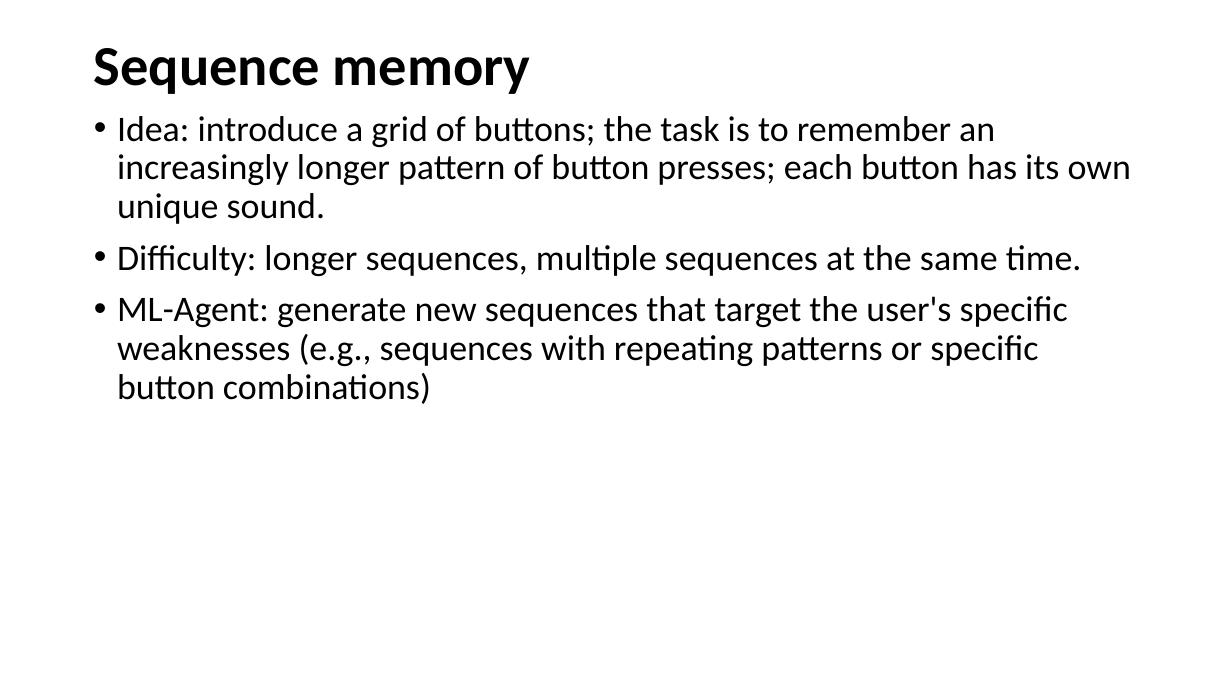
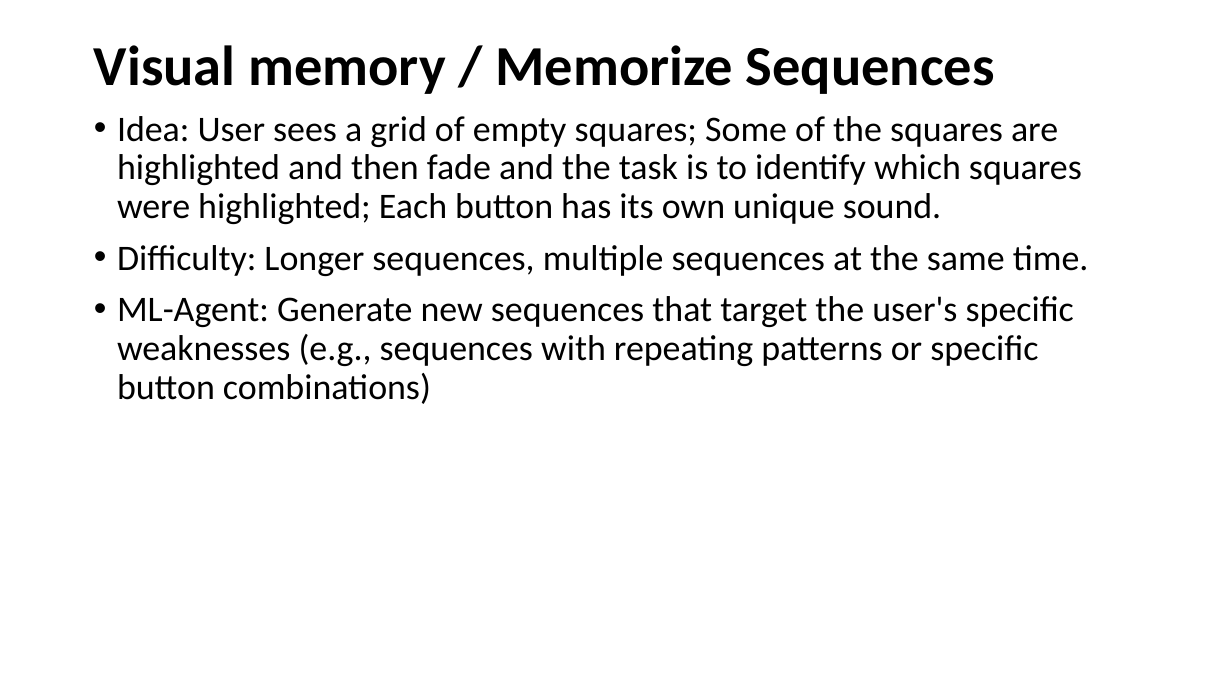
Before and after one commit to ztsv-av/xr_ml, a slide deck: slide 6 of vr_ideas.pptx (slide 9 before the commit). Drawn at 1232x693 pixels with LibreOffice and Linux fonts; fonts in the diff are those of the drawing. Boxes give left, top, right and bottom in pixels: in the first picture for what was removed or moved away, otherwise in the second. Text is boxed around its words. In the diff, an @@ line names an element or a change of style, - is before the commit and + after.

Commit message:
upd

```diff
--- a/vr_ideas.pptx
+++ b/vr_ideas.pptx
@@ title at (94,45,995,94): text changed @@
-Sequence memory
+Visual memory / Memorize Sequences
@@ text at (117,116,1089,404): text changed @@
-• Idea: introduce a grid of buttons; the task is to remember an increasingly longer pattern of button presses; each button has its own unique sound.
-• Difficulty: longer sequences, multiple sequences at the same time.
-• ML-Agent: generate new sequences that target the user's specific weaknesses (e.g., sequences with repeating patterns or specific button combinations)
+• Idea: User sees a grid of empty squares; Some of the squares are highlighted and then fade and the task is to identify which squares were highlighted; Each button has its own unique sound.
+• Difficulty: Longer sequences, multiple sequences at the same time.
+• ML-Agent: Generate new sequences that target the user's specific weaknesses (e.g., sequences with repeating patterns or specific button combinations)
```
Also in this commit, not shown: 9 other slides changed, 1 slide removed.
